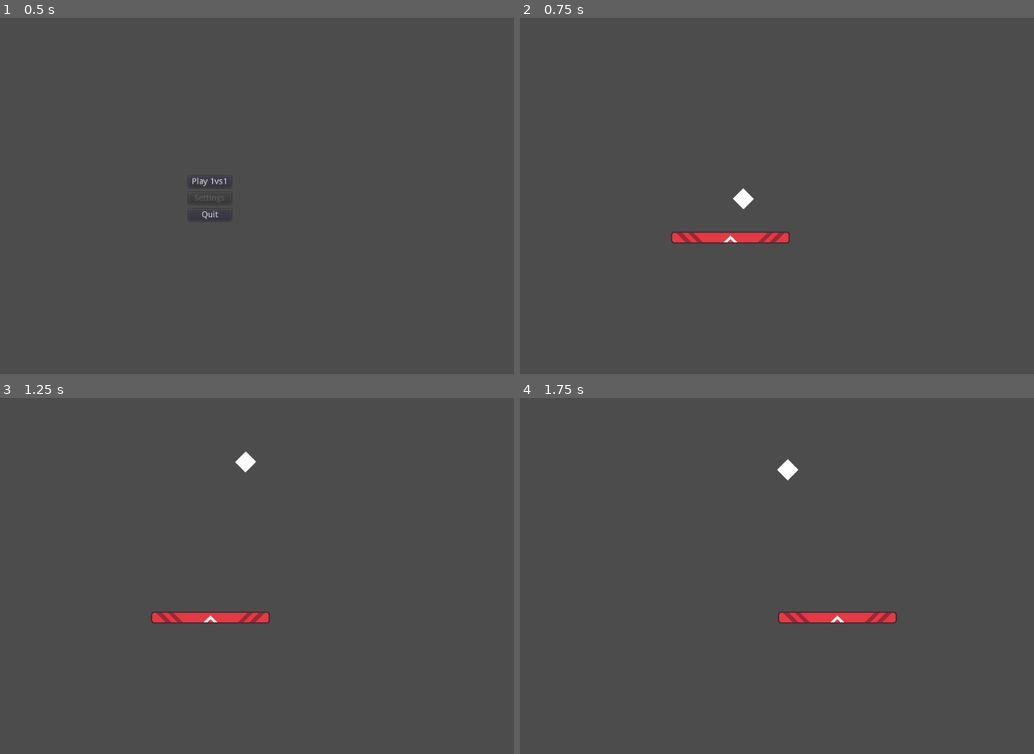
Above: before the commit, frames 1-4 (two rows, left to right).
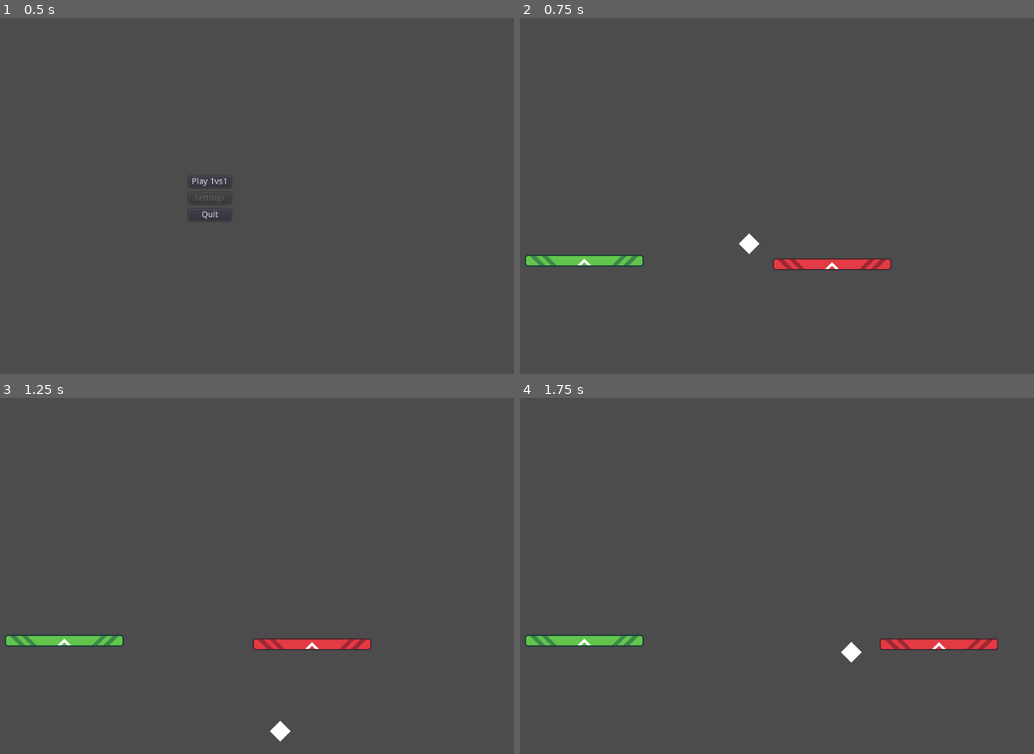
Above: after the commit, the same moments.

Repository: EvonoversGameJam/PongRaffoSinasio
Game: Godot game, scene res://scenes/Menu.tscn
The game is run twice, just before and just after one commit, with the same random seed, the same clock (stepped at 60 frames per second) and the same inputs.
Inputs:
- Up to frame 1 (0.5 s): no input
- Up to frame 2 (0.75 s): click "Play 1vs1" at 0.5 s
- Up to frame 3 (1.25 s): no input
- Up to frame 4 (1.75 s): hold Right (platform_right, bound only before the commit) from 1.28 s (still down)

Frame 1 is identical in both runs. In frame 2, 2.5% of the frame differs, in the area x 0-73%, y 47-71%; in frame 3, 2.5%; in frame 4, 2.5%, in the area x 0-94%, y 17-75%.

Commit message:
Player1 and Player2 handling implemented.

Diff:
--- a/project.godot
+++ b/project.godot
@@ -38,34 +38,64 @@
 
 [input]
 
-platform_right={
+platform_right_one={
 "deadzone": 0.5,
 "events": [ Object(InputEventKey,"resource_local_to_scene":false,"resource_name":"","device":0,"alt":false,"shift":false,"control":false,"meta":false,"command":false,"pressed":false,"scancode":16777233,"physical_scancode":0,"unicode":0,"echo":false,"script":null)
  ]
 }
-platform_left={
+platform_left_one={
 "deadzone": 0.5,
 "events": [ Object(InputEventKey,"resource_local_to_scene":false,"resource_name":"","device":0,"alt":false,"shift":false,"control":false,"meta":false,"command":false,"pressed":false,"scancode":16777231,"physical_scancode":0,"unicode":0,"echo":false,"script":null)
  ]
 }
-platform_up={
+platform_up_one={
 "deadzone": 0.5,
 "events": [ Object(InputEventKey,"resource_local_to_scene":false,"resource_name":"","device":0,"alt":false,"shift":false,"control":false,"meta":false,"command":false,"pressed":false,"scancode":16777232,"physical_scancode":0,"unicode":0,"echo":false,"script":null)
  ]
 }
-platform_down={
+platform_down_one={
 "deadzone": 0.5,
 "events": [ Object(InputEventKey,"resource_local_to_scene":false,"resource_name":"","device":0,"alt":false,"shift":false,"control":false,"meta":false,"command":false,"pressed":false,"scancode":16777234,"physical_scancode":0,"unicode":0,"echo":false,"script":null)
  ]
 }
-platform_rotate_left={
+platform_rotate_left_one={
 "deadzone": 0.5,
-"events": [ Object(InputEventKey,"resource_local_to_scene":false,"resource_name":"","device":0,"alt":false,"shift":false,"control":false,"meta":false,"command":false,"pressed":false,"scancode":81,"physical_scancode":0,"unicode":0,"echo":false,"script":null)
+"events": [ Object(InputEventKey,"resource_local_to_scene":false,"resource_name":"","device":0,"alt":false,"shift":false,"control":false,"meta":false,"command":false,"pressed":false,"scancode":44,"physical_scancode":0,"unicode":0,"echo":false,"script":null)
  ]
 }
-platform_rotate_right={
+platform_rotate_right_one={
 "deadzone": 0.5,
-"events": [ Object(InputEventKey,"resource_local_to_scene":false,"resource_name":"","device":0,"alt":false,"shift":false,"control":false,"meta":false,"command":false,"pressed":false,"scancode":69,"physical_scancode":0,"unicode":0,"echo":false,"script":null)
+"events": [ Object(InputEventKey,"resource_local_to_scene":false,"resource_name":"","device":0,"alt":false,"shift":false,"control":false,"meta":false,"command":false,"pressed":false,"scancode":46,"physical_scancode":0,"unicode":0,"echo":false,"script":null)
+ ]
+}
+platform_right_two={
+"deadzone": 0.5,
+"events": [ Object(InputEventKey,"resource_local_to_scene":false,"resource_name":"","device":0,"alt":false,"shift":false,"control":false,"meta":false,"command":false,"pressed":false,"scancode":0,"physical_scancode":72,"unicode":0,"echo":false,"script":null)
+ ]
+}
+platform_left_two={
+"deadzone": 0.5,
+"events": [ Object(InputEventKey,"resource_local_to_scene":false,"resource_name":"","device":0,"alt":false,"shift":false,"control":false,"meta":false,"command":false,"pressed":false,"scancode":0,"physical_scancode":70,"unicode":0,"echo":false,"script":null)
+ ]
+}
+platform_up_two={
+"deadzone": 0.5,
+"events": [ Object(InputEventKey,"resource_local_to_scene":false,"resource_name":"","device":0,"alt":false,"shift":false,"control":false,"meta":false,"command":false,"pressed":false,"scancode":0,"physical_scancode":84,"unicode":0,"echo":false,"script":null)
+ ]
+}
+platform_down_two={
+"deadzone": 0.5,
+"events": [ Object(InputEventKey,"resource_local_to_scene":false,"resource_name":"","device":0,"alt":false,"shift":false,"control":false,"meta":false,"command":false,"pressed":false,"scancode":0,"physical_scancode":71,"unicode":0,"echo":false,"script":null)
+ ]
+}
+platform_rotate_left_two={
+"deadzone": 0.5,
+"events": [ Object(InputEventKey,"resource_local_to_scene":false,"resource_name":"","device":0,"alt":false,"shift":false,"control":false,"meta":false,"command":false,"pressed":false,"scancode":0,"physical_scancode":81,"unicode":0,"echo":false,"script":null)
+ ]
+}
+platform_rotate_right_two={
+"deadzone": 0.5,
+"events": [ Object(InputEventKey,"resource_local_to_scene":false,"resource_name":"","device":0,"alt":false,"shift":false,"control":false,"meta":false,"command":false,"pressed":false,"scancode":0,"physical_scancode":69,"unicode":0,"echo":false,"script":null)
  ]
 }
 
--- a/scenes/Game.gd
+++ b/scenes/Game.gd
@@ -1,12 +1,17 @@
 extends Node2D
 class_name Game
 
-onready var platform: Platform = get_node("Platform")
+onready var platform_one: Platform = get_node("Platform")
+onready var platform_two: Platform = get_node("Platform2")
+
 onready var ball: Ball = get_node("Ball")
 
 var _top_left := Vector2(0,0)
 var _bottom_right := Vector2(1024,600)
 
+func _ready():
+	platform_one.set_player_number('_one')
+	platform_two.set_player_number('_two')
 
 func _process(delta: float) -> void:
 
@@ -16,10 +21,8 @@
 	var ball_left := self.ball.left.global_position
 	var ball_right := self.ball.right.global_position
 
-	self._check_collision(self.platform, ball_bottom)
-	self._check_collision(self.platform, ball_top)
-	self._check_collision(self.platform, ball_left)
-	self._check_collision(self.platform, ball_right)
+	self._check_platform_collision(platform_one)
+	self._check_platform_collision(platform_two)
 
 	# Ball collision with borders
 	if ball_top.y <= self._top_left.y or ball_bottom.y >= self._bottom_right.y:
@@ -33,3 +36,9 @@
 	var direction = platform.collides(ball_position)
 	if direction != Vector2.ZERO:
 		self.ball.direction = direction
+
+func _check_platform_collision(platform):
+	self._check_collision(platform, self.ball.bottom.global_position)
+	self._check_collision(platform, self.ball.top.global_position)
+	self._check_collision(platform, self.ball.left.global_position)
+	self._check_collision(platform, self.ball.right.global_position)
--- a/scenes/Game.tscn
+++ b/scenes/Game.tscn
@@ -1,18 +1,29 @@
-[gd_scene load_steps=4 format=2]
+[gd_scene load_steps=5 format=2]
 
 [ext_resource path="res://scenes/Platform.tscn" type="PackedScene" id=1]
 [ext_resource path="res://scenes/Ball.tscn" type="PackedScene" id=2]
 [ext_resource path="res://scenes/Game.gd" type="Script" id=3]
+[ext_resource path="res://assets/sprites/PlatformGreen.png" type="Texture" id=4]
 
 [node name="Game" type="Node2D"]
 position = Vector2( 1, 0 )
 script = ExtResource( 3 )
 
 [node name="Platform" parent="." instance=ExtResource( 1 )]
-position = Vector2( 512, 370 )
+position = Vector2( 683, 415 )
 velocity = 400
 rotation_velocity = 120
 
 [node name="Ball" parent="." instance=ExtResource( 2 )]
 position = Vector2( 512, 314 )
 speed = 401
+
+[node name="Platform2" parent="." instance=ExtResource( 1 )]
+position = Vector2( 266, 409 )
+velocity = 400
+rotation_velocity = 120
+
+[node name="Sprite" parent="Platform2" index="0"]
+texture = ExtResource( 4 )
+
+[editable path="Platform2"]
--- a/scenes/Platform.gd
+++ b/scenes/Platform.gd
@@ -9,27 +9,27 @@
 onready var bottom_right: Position2D = get_node("BottomRight")
 
 var _forward: Vector2 = Vector2.UP
-
+var _player_number = null
 
 func _process(delta: float) -> void:
-	var direction := (self.global_position - to_global(self._forward)).normalized()
-	if Input.is_action_pressed("platform_right"):
-		self.position += _move_platform(direction, -90)
-	if Input.is_action_pressed("platform_left"):
-		self.position += _move_platform(direction, 90)
-	if Input.is_action_pressed("platform_down"):
-		self.position += _move_platform(direction, 0)
-	if Input.is_action_pressed("platform_up"):
-		self.position += _move_platform(direction, 180)
-	if Input.is_action_pressed("platform_rotate_left"):
-		self.rotation_degrees -= rotation_velocity * delta
-	if Input.is_action_pressed("platform_rotate_right"):
-		self.rotation_degrees += rotation_velocity * delta
+	if _player_number != null:
+		var direction := (self.global_position - to_global(self._forward)).normalized()
+		if Input.is_action_pressed("platform_right"+_player_number):
+			self.position += _move_platform(direction, -90)
+		if Input.is_action_pressed("platform_left"+_player_number):
+			self.position += _move_platform(direction, 90)
+		if Input.is_action_pressed("platform_down"+_player_number):
+			self.position += _move_platform(direction, 0)
+		if Input.is_action_pressed("platform_up"+_player_number):
+			self.position += _move_platform(direction, 180)
+		if Input.is_action_pressed("platform_rotate_left"+_player_number):
+			self.rotation_degrees -= rotation_velocity * delta
+		if Input.is_action_pressed("platform_rotate_right"+_player_number):
+			self.rotation_degrees += rotation_velocity * delta
 
 
 func _move_platform(direction, degrees) -> Vector2:
 	return direction.rotated(deg2rad(degrees)) * self.velocity * get_process_delta_time()
-
 
 func collides(point: Vector2) -> Vector2:
 	"""
@@ -54,3 +54,6 @@
 		return bounce_direction
 
 	return Vector2.ZERO
+
+func set_player_number(player_number):
+	self._player_number = player_number
